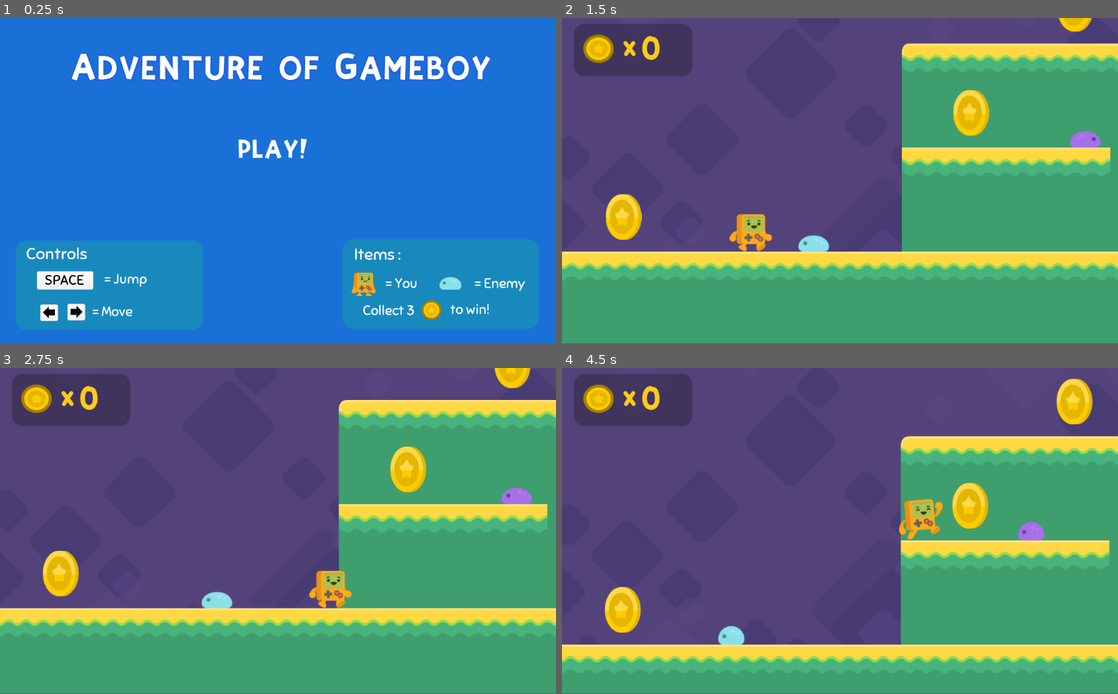
Above: before the commit, frames 1-4 (two rows, left to right).
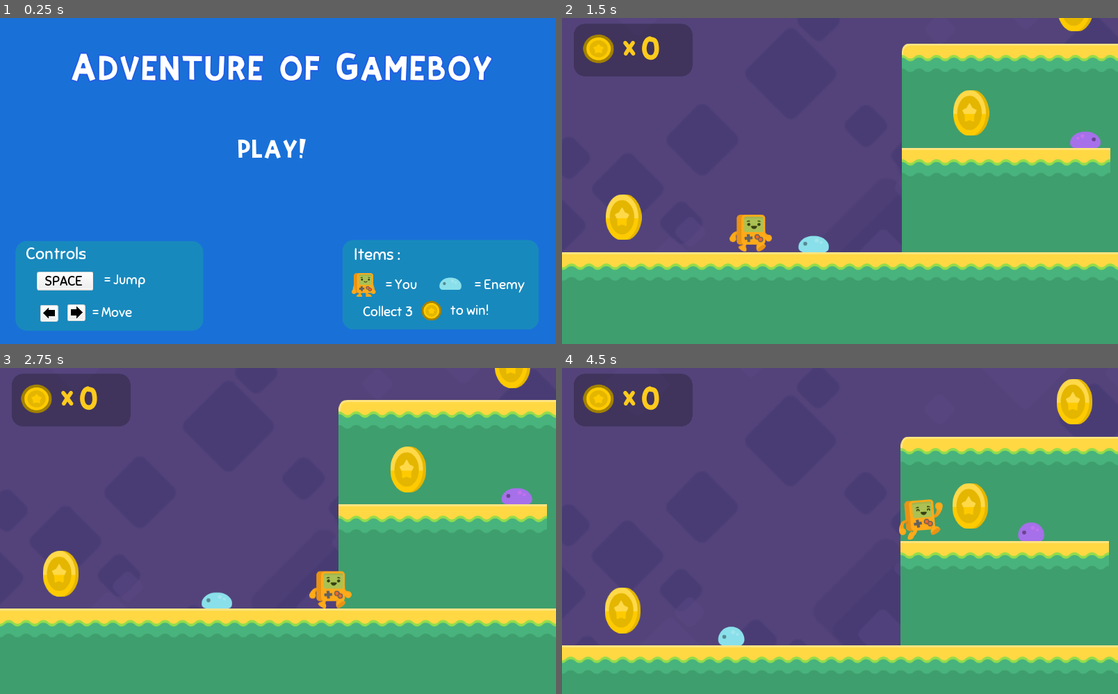
Above: after the commit, the same moments.

Repository: Manik5/2D-Platform
Game: Godot game, scene res://TitleMenu.tscn
Two runs of this game, one before a commit and one after it. Both use one fixed random seed, a clock stepped at 60 frames per second and the inputs below.
Inputs:
- Up to frame 1 (0.25 s): no input
- Up to frame 2 (1.5 s): click "PLAY!" at 0.5 s; hold Right (right) from 1.28 s (still down)
- Up to frame 3 (2.75 s): keep holding Right (right); tap Space (jump) at 1.52, 2.27 s
- Up to frame 4 (4.5 s): release Right (right) at 2.78 s; hold Left (left) 2.78-3.53 s; hold Right (right) from 3.53 s (still down); tap Space (jump) at 3.77 s
The window is 800x468 before the commit and 800x469 after it. Grey fills any space a smaller window leaves; there, only what the larger window draws over its background counts as a difference.

The runs differ from the first frame. In frame 1, 2.7% of the frame differs, in the area x 4-96%, y 10-96%; in frame 2, 1.7%; in frame 3, 1.5%; in frame 4, 1.9%.

Commit message:
exporting to itch.io

Diff:
--- a/project.godot
+++ b/project.godot
@@ -18,6 +18,11 @@
 config/name="2D Platformer"
 run/main_scene="res://TitleMenu.tscn"
 config/icon="res://icon.png"
+
+[display]
+
+window/size/resizable=false
+window/stretch/mode="2d"
 
 [input]
 
Not shown, added: export_presets.cfg
